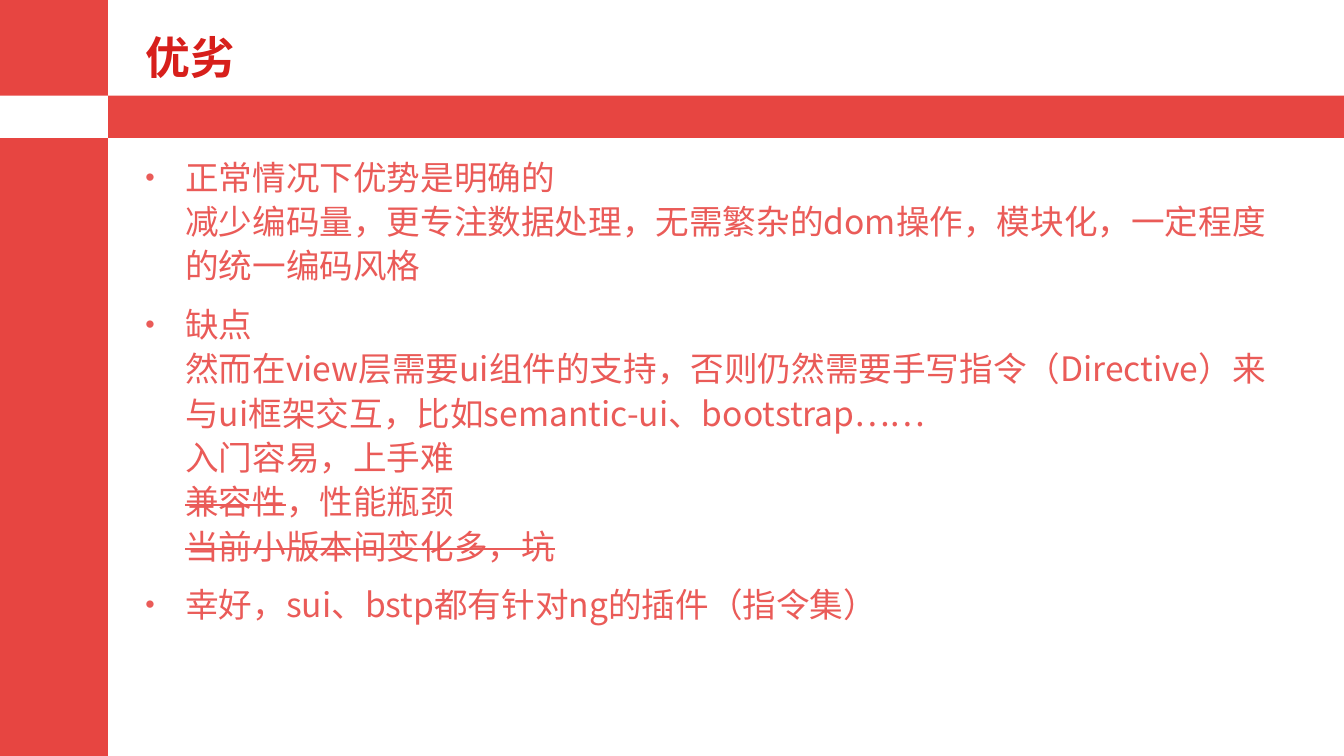
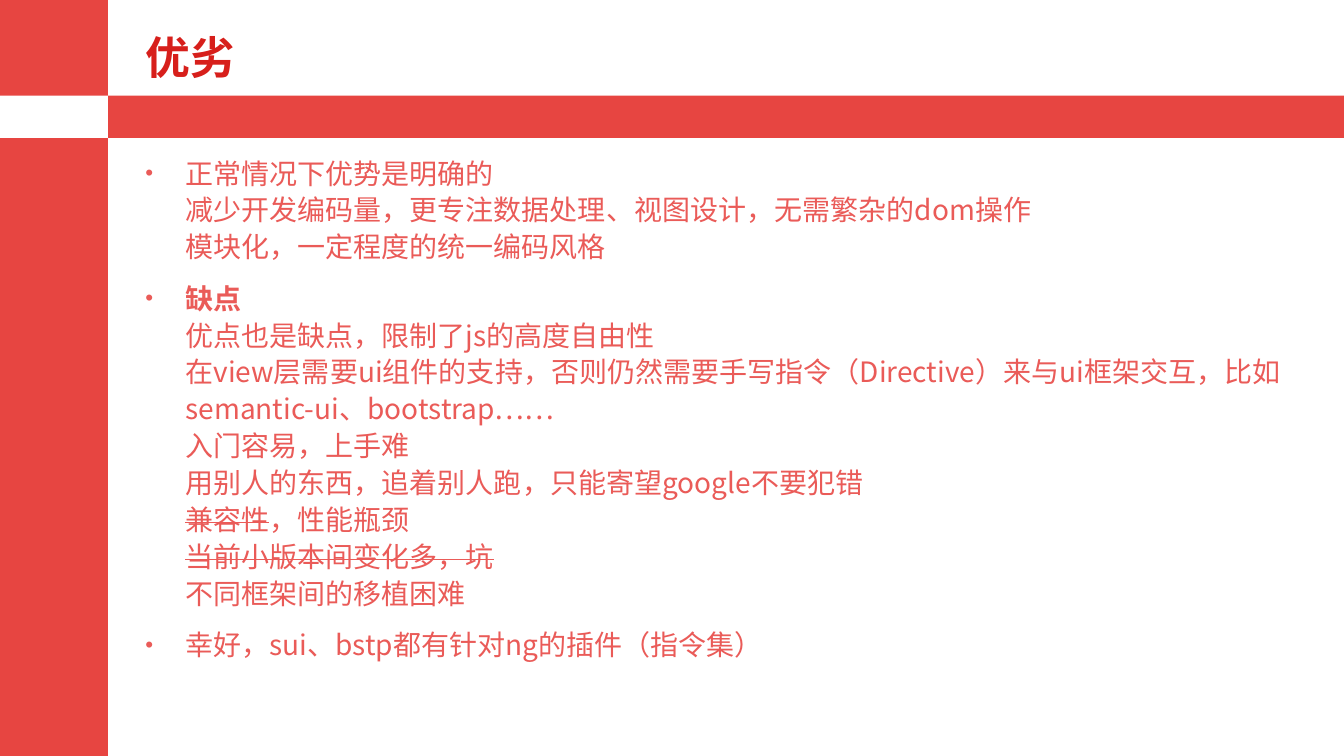
Before and after one commit to alianggitok/doc_tidy, a slide deck: slide 11 of angularjs/ng.pptx (slide 10 before the commit). Drawn at 1344x756 pixels with LibreOffice and Linux fonts; fonts in the diff are those of the drawing. Boxes give left, top, right and bottom in pixels: in the first picture for what was removed or moved away, otherwise in the second. Text is boxed around its words. In the diff, an @@ line names an element or a change of style, - is before the commit and + after.

```diff
--- a/angularjs/ng.pptx
+++ b/angularjs/ng.pptx
@@ text at [185, 160, 1280, 607]: text changed; size 24 to 20 pt @@
-• 正常情况下优势是明确的
-  减少编码量，更专注数据处理，无需繁杂的dom操作，模块化，一定程度的统一编码风格
-• 缺点
-  然而在view层需要ui组件的支持，否则仍然需要手写指令（Directive）来与ui框架交互，比如semantic-ui、bootstrap……
-  入门容易，上手难
-  兼容性，性能瓶颈
-  当前小版本间变化多，坑
+• 正常情况下优势是明确的
+  减少开发编码量，更专注数据处理、视图设计，无需繁杂的dom操作
+  模块化，一定程度的统一编码风格
+• 缺点
+  优点也是缺点，限制了js的高度自由性
+  在view层需要ui组件的支持，否则仍然需要手写指令（Directive）来与ui框架交互，比如semantic-ui、bootstrap……
+  入门容易，上手难
+  用别人的东西，追着别人跑，只能寄望google不要犯错
+  兼容性，性能瓶颈
+  当前小版本间变化多，坑
+  不同框架间的移植困难
@@ text at [185, 631, 762, 662]: size 24 to 20 pt in "幸好，sui、bstp都有针对ng的插件（指令集）" @@
```
Also in this commit, not shown: 2 other slides changed, 1 slide added, 1 other file.
